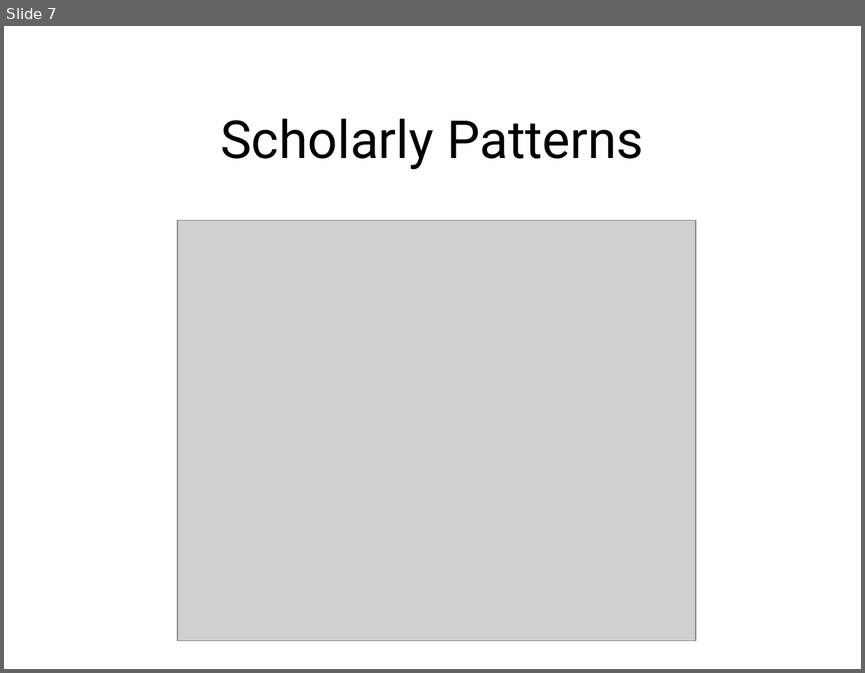
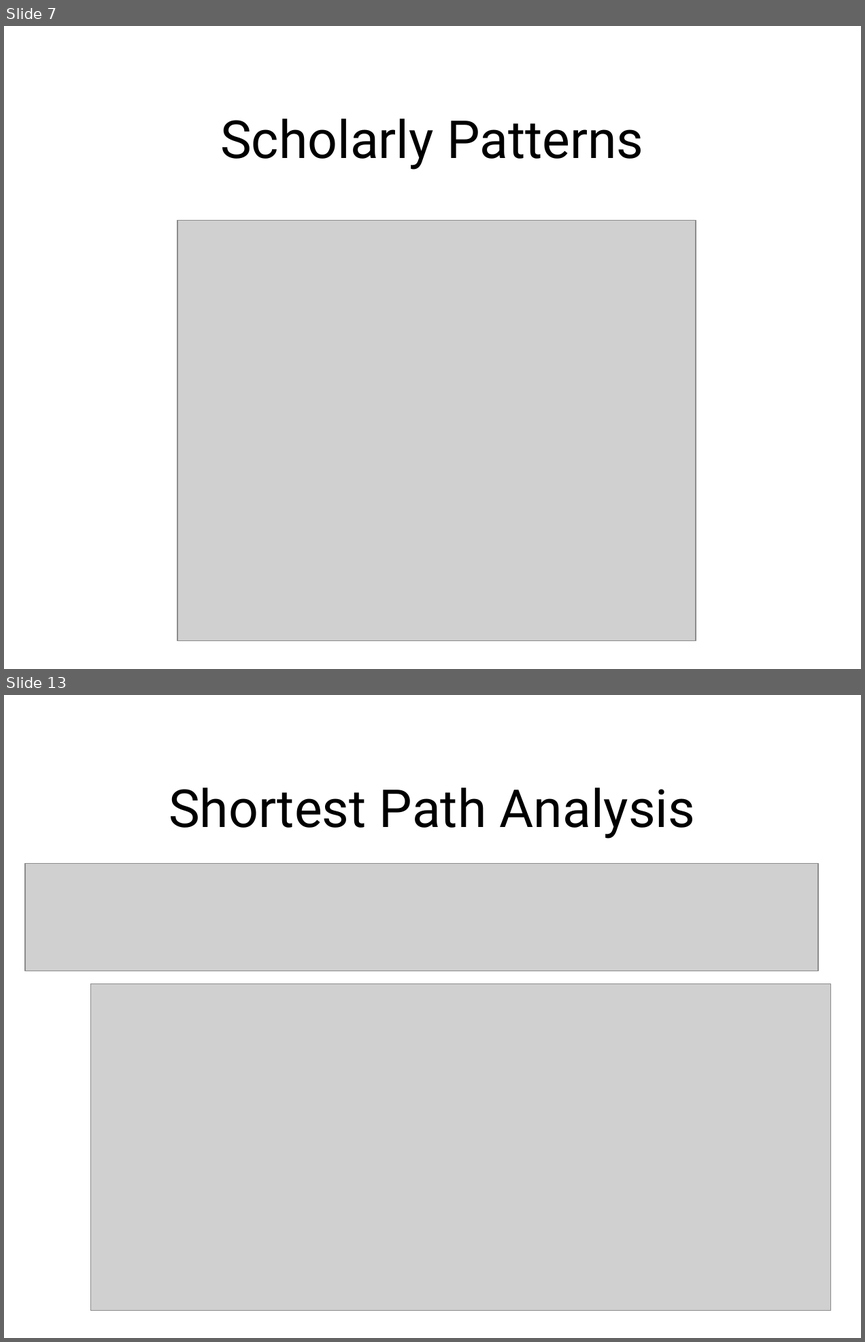
Before and after one commit to HeardLibrary/graphs-without-ontologies, a slide deck: vivo.pptx. Shown one above the other, each under a label of ours: slide 7 before the commit, slides 7 and 13 after it; the slides between them are not shown. The pictures are 865x673 and 865x1342 pixels, drawn with LibreOffice and Linux fonts; fonts in the diff are those of the drawing; grey boxes stand for pictures; background and template pictures are left out. Boxes give left, top, right and bottom in pixels: in the first picture for what was removed or moved away, otherwise in the second. Text is boxed around its words. In the diff, an @@ line names an element or a change of style, - is before the commit and + after.

```diff
--- a/vivo.pptx
+++ b/vivo.pptx
@@ slide 13 added at <box>4,695,861,1338</box>, background picture (left out) @@
@@ title added at <box>169,787,696,838</box>, 44 pt, text #000000 @@
+Shortest Path Analysis
@@ picture added at <box>26,863,818,971</box> @@
@@ picture added at <box>90,984,830,1310</box> @@
```
Also in this commit, not shown: 1 slide changed, 4 other slides added, 1 slide removed.
